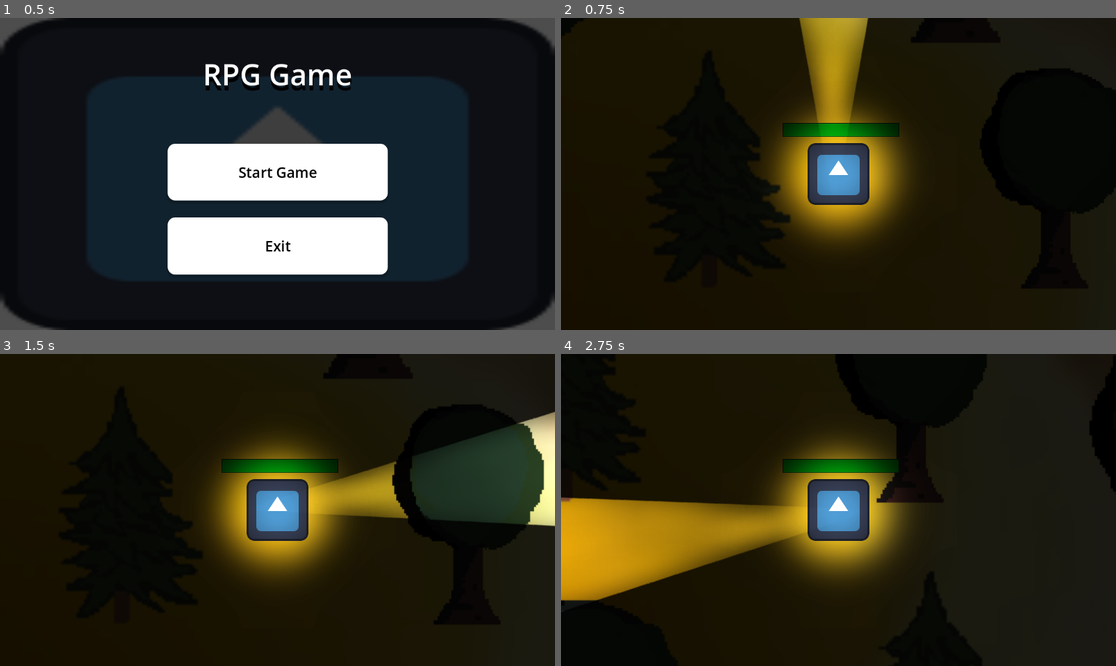
Above: before the commit, frames 1-4 (two rows, left to right).
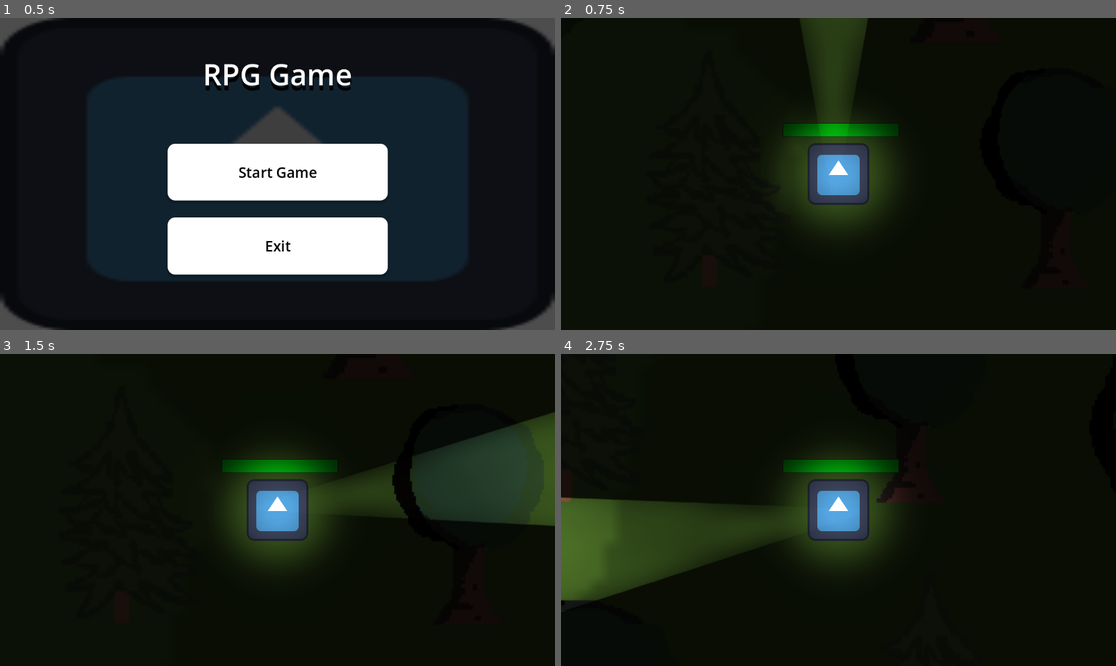
Above: after the commit, the same moments.

Repository: TDMXFFTF/RPG-GAME123
Game: Godot game, scene res://main_menu.tscn
Two runs of this game, one before a commit and one after it. Both use one fixed random seed, a clock stepped at 60 frames per second and the inputs below. The engine's default icon, where the game draws it, is replaced by a stand-in: a white triangle on a blue panel in a dark square.
Inputs (mouse positions are in pixels of both pictures, inside the frame that each line leads up to):
- Up to frame 1 (0.5 s): no input
- Up to frame 2 (0.75 s): click "Start Game" at 0.5 s
- Up to frame 3 (1.5 s): tap Enter at 1.25 s; move the mouse to (399, 494) at 1.27 s; hold D (right) from 1.28 s (still down)
- Up to frame 4 (2.75 s): move the mouse to (727, 525) at 2.02 s; release D (right) at 2.03 s; hold S (down) from 2.03 s (still down)

Frame 1 is identical in both runs. In frame 2, 11% of the frame differs, in the area x 35-66%, y 0-77%; in frame 3, 11%; in frame 4, 17%, in the area x 0-66%, y 22-80%.

Commit message:
Changed Background

Diff:
--- a/new-game-project/background.tscn
+++ b/new-game-project/background.tscn
@@ -1,7 +1,7 @@
 [gd_scene load_steps=4 format=3 uid="uid://dtcly4mn3vlxk"]
 
 [ext_resource type="PackedScene" uid="uid://bjjy23482ltfb" path="res://player.tscn" id="1_k4dwh"]
-[ext_resource type="Texture2D" uid="uid://w4h4lmq5q0w4" path="res://Artwork/40cac633c115971c42be414e67343cbb.jpg" id="2_yu84w"]
+[ext_resource type="Texture2D" uid="uid://csyd1ormvbcp8" path="res://Background.png" id="2_o5502"]
 [ext_resource type="PackedScene" uid="uid://dp7xndstmbxy" path="res://Trees.tscn" id="3_777vs"]
 
 [node name="Background" type="Node2D"]
@@ -10,11 +10,11 @@
 top_level = true
 
 [node name="CanvasModulate" type="CanvasModulate" parent="."]
-color = Color(0.103744, 0.103743, 0.103744, 1)
+color = Color(0.17104, 0.171039, 0.17104, 1)
 
 [node name="Background" type="Sprite2D" parent="."]
 position = Vector2(888, 336)
 scale = Vector2(26.3049, 26.1083)
-texture = ExtResource("2_yu84w")
+texture = ExtResource("2_o5502")
 
 [node name="Trees" parent="." instance=ExtResource("3_777vs")]
Binary file added: new-game-project/Background.png
Not shown, added: new-game-project/Background.png.import
